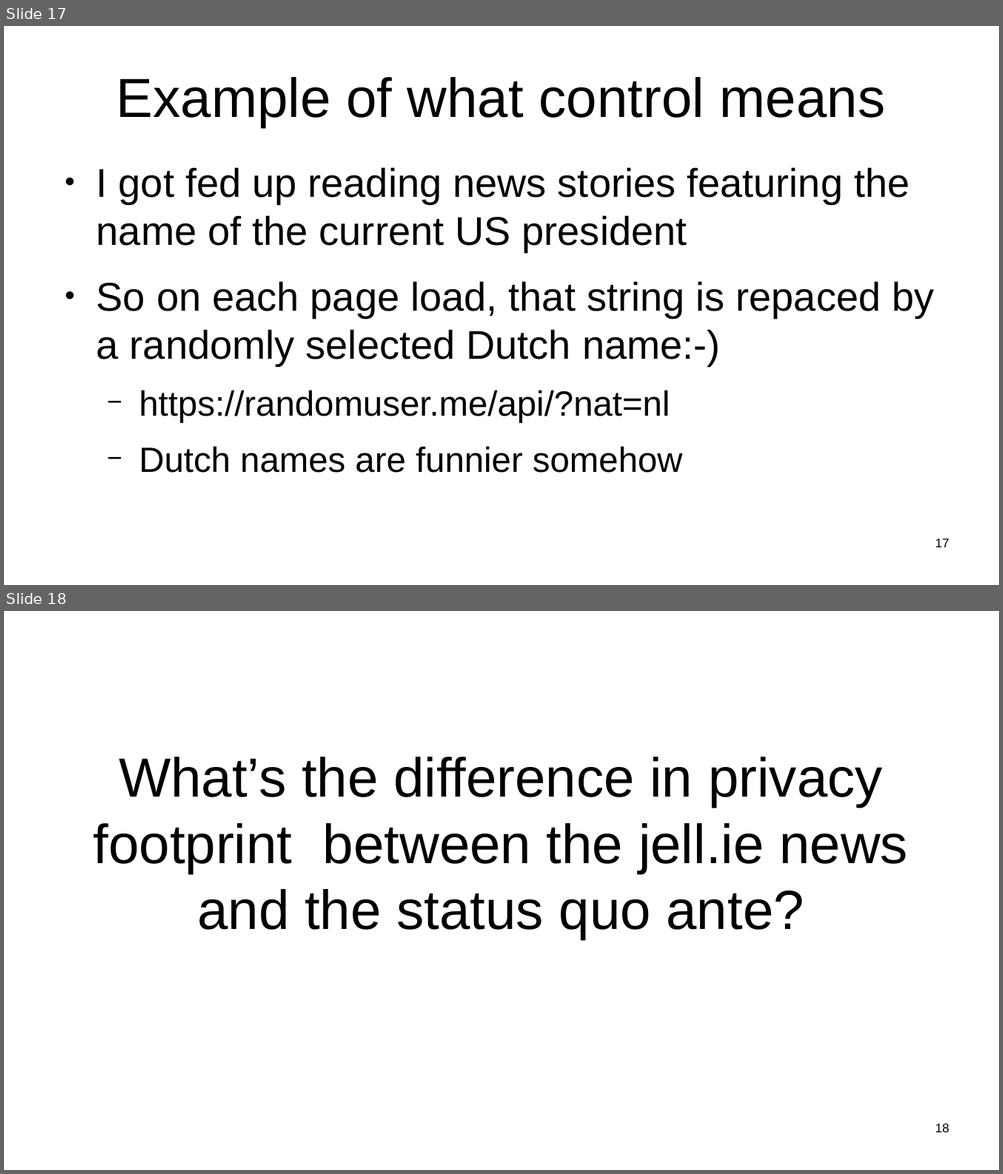
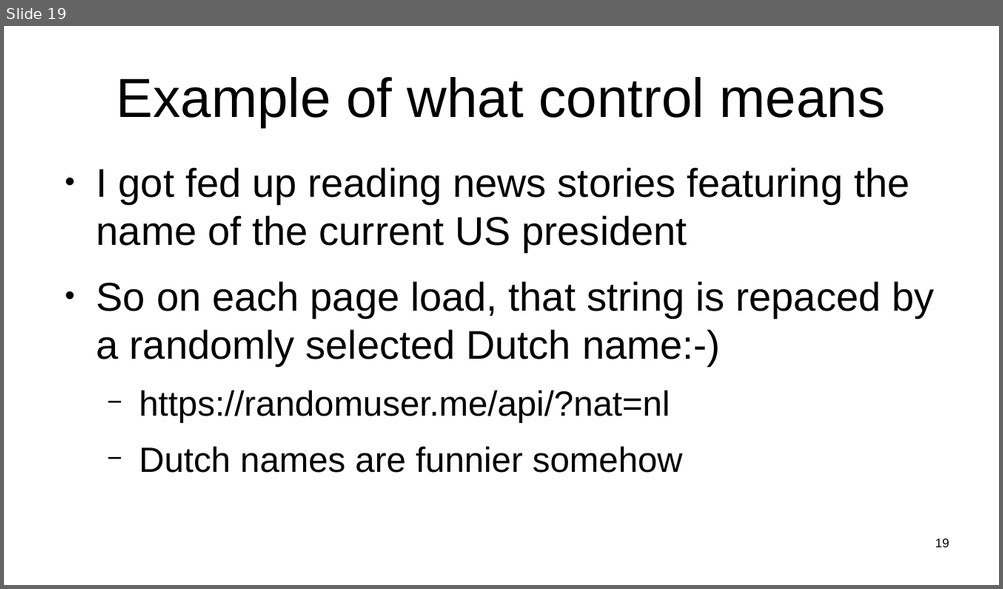
Before and after one commit to sftcd/witidtm, a slide deck: lectures/300-jellie.odp. Shown one above the other, each under a label of ours: slides 17 and 18 before the commit, slide 19 after it. The pictures are 1003x1174 and 1003x589 pixels, drawn with LibreOffice and Linux fonts; fonts in the diff are those of the drawing. Boxes give left, top, right and bottom in pixels: in the first picture for what was removed or moved away, otherwise in the second. Text is boxed around its words. In the diff, an @@ line names an element or a change of style, - is before the commit and + after.

Commit message:
updated news

```diff
--- a/lectures/300-jellie.odp
+++ b/lectures/300-jellie.odp
@@ slide 18 removed at bbox=[4, 611, 999, 1170], background #FFFFFF @@
@@ title removed at bbox=[94, 757, 908, 940] @@
-What’s the difference in privacy footprint between the jell.ie news and the status quo ante?
@@ page number removed at bbox=[935, 1124, 949, 1133] @@
-18
@@ what was slide 17 is now slide 19 @@
@@ page number at bbox=[935, 539, 949, 548]: text changed @@
-17
+19
```
Also in this commit, not shown: 4 slides changed, 3 slides added, 1 other file.
